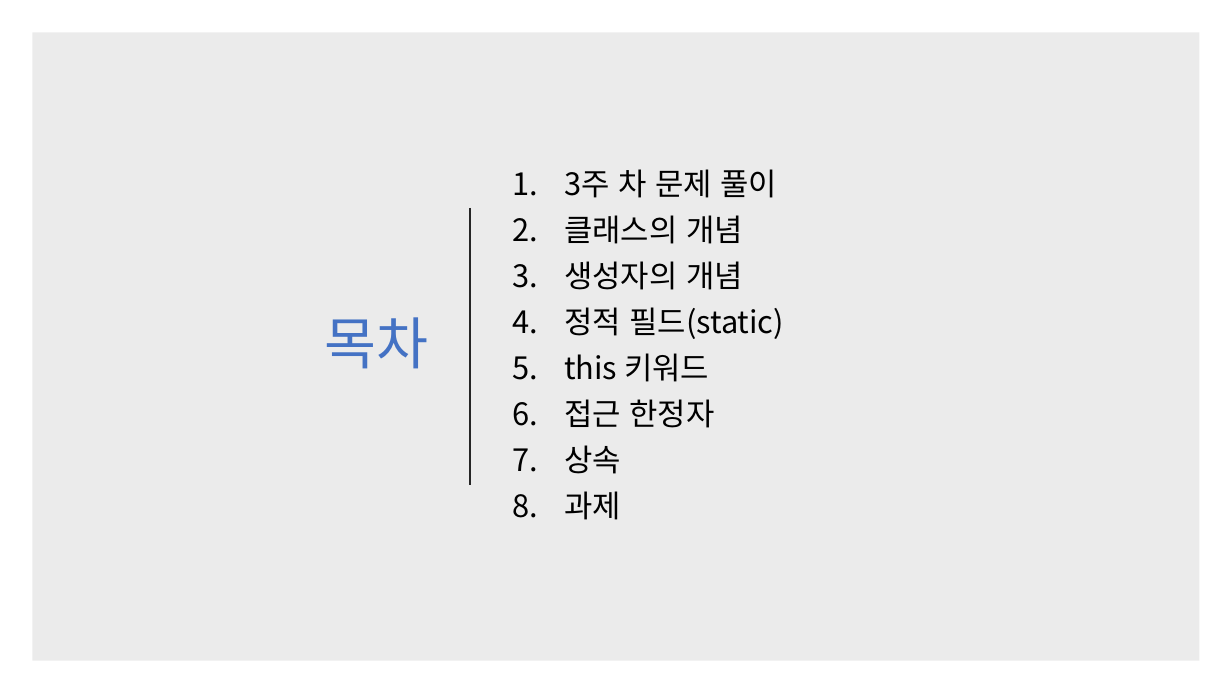
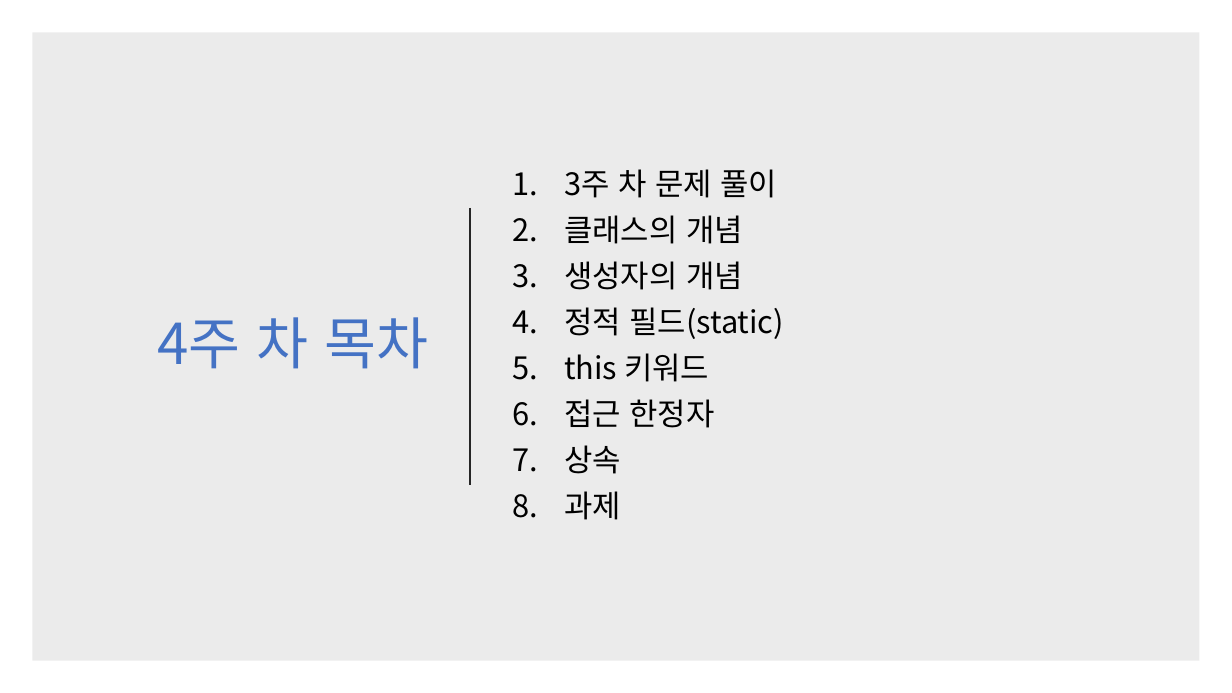
Before and after one commit to kjh99660/Study_powerpoint, a slide deck: slide 2 of c# 스터디 4주 차.pptx. Drawn at 1232x693 pixels with LibreOffice and Linux fonts; fonts in the diff are those of the drawing. Boxes give left, top, right and bottom in pixels: in the first picture for what was removed or moved away, otherwise in the second. Text is boxed around its words. In the diff, an @@ line names an element or a change of style, - is before the commit and + after.

```diff
--- a/c# 스터디 4주 차.pptx
+++ b/c# 스터디 4주 차.pptx
@@ title at (158, 317, 428, 369): text changed @@
-목차
+4주 차 목차
```
Also in this commit, not shown: 4 other files.
